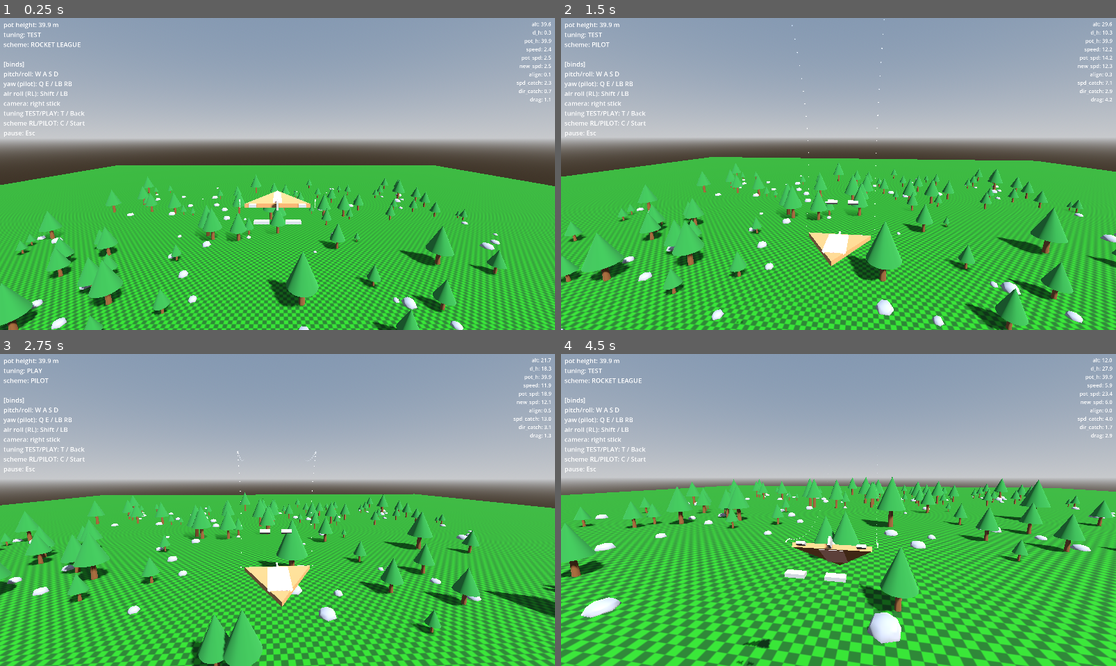
Above: before the commit, frames 1-4 (two rows, left to right).
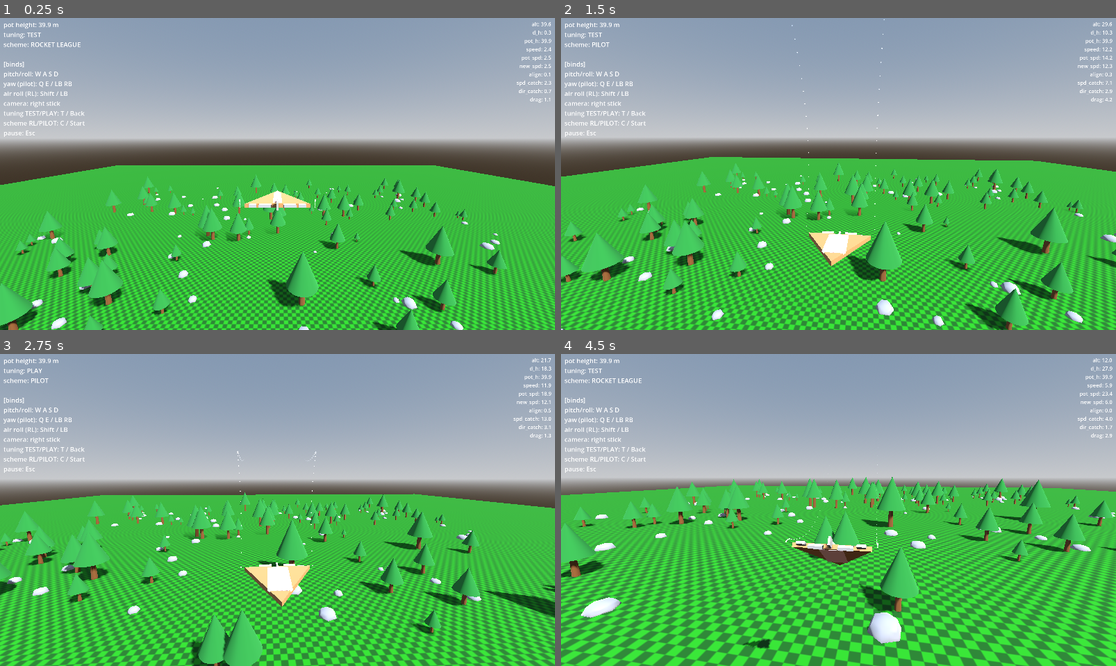
Above: after the commit, the same moments.

Repository: westonkelliher/glider
Game: Godot game, scene res://scenes/main.tscn
The game is run twice, just before and just after one commit, with the same random seed, the same clock (stepped at 60 frames per second) and the same inputs.
Inputs (mouse positions are in pixels of both pictures, inside the frame that each line leads up to):
- Up to frame 1 (0.25 s): no input
- Up to frame 2 (1.5 s): tap Enter at 0.5 s; move the mouse to (866, 174) at 0.52 s; hold Shift (air_roll) 0.53-1.28 s; hold W (move_forward) from 0.53 s (still down); move the mouse to (810, 174) at 1.27 s; tap C (toggle_scheme) at 1.35 s
- Up to frame 3 (2.75 s): keep holding W (move_forward); move the mouse to (288, 503) at 2.02 s; hold T (toggle_tuning) from 2.03 s (still down)
- Up to frame 4 (4.5 s): keep holding W (move_forward); move the mouse to (832, 516) at 2.77 s; release T (toggle_tuning) at 2.78 s; tap Shift (air_roll) at 2.85 s; move the mouse to (877, 513) at 3.52 s; hold C (toggle_scheme) 3.53-4.28 s; move the mouse to (794, 506) at 4.27 s; tap T (toggle_tuning) at 4.35 s

The runs differ from the first frame. In frame 1, 0.2% of the frame differs, in the area x 45-55%, y 59-67%; in frame 2, less than 0.1%; in frame 3, less than 0.1%; in frame 4, 0.3%, in the area x 31-53%, y 60-100%.

Commit message:
Scene: revert pitch elevator mesh offset back to -1
Co-Authored-By: Claude Opus 4.8 <noreply@anthropic.com>

Diff:
--- a/scenes/glider_body.tscn
+++ b/scenes/glider_body.tscn
@@ -86,11 +86,11 @@
 [node name="Pitch" type="Node3D" parent="Ailerons" unique_id=373461907]
 
 [node name="LMesh" type="MeshInstance3D" parent="Ailerons/Pitch" unique_id=72142204]
-transform = Transform3D(5, 0, 0, 0, 2, 2.1316282e-14, 0, -4.2632564e-14, 1, -5, -18.387257, -7.1525574e-07)
+transform = Transform3D(5, 0, 0, 0, 2, 1.4210855e-14, 0, -2.842171e-14, 1, -5, -1, 0)
 mesh = SubResource("BoxMesh_qut1m")
 
 [node name="RMesh" type="MeshInstance3D" parent="Ailerons/Pitch" unique_id=317078512]
-transform = Transform3D(5, 0, 0, 0, 2, 2.1316282e-14, 0, -4.2632564e-14, 1, 5, -18.387257, -7.1525574e-07)
+transform = Transform3D(5, 0, 0, 0, 2, 1.4210855e-14, 0, -2.842171e-14, 1, 5, -1, 0)
 mesh = SubResource("BoxMesh_qut1m")
 
 [node name="LRoll" type="Node3D" parent="Ailerons" unique_id=1243852727]
